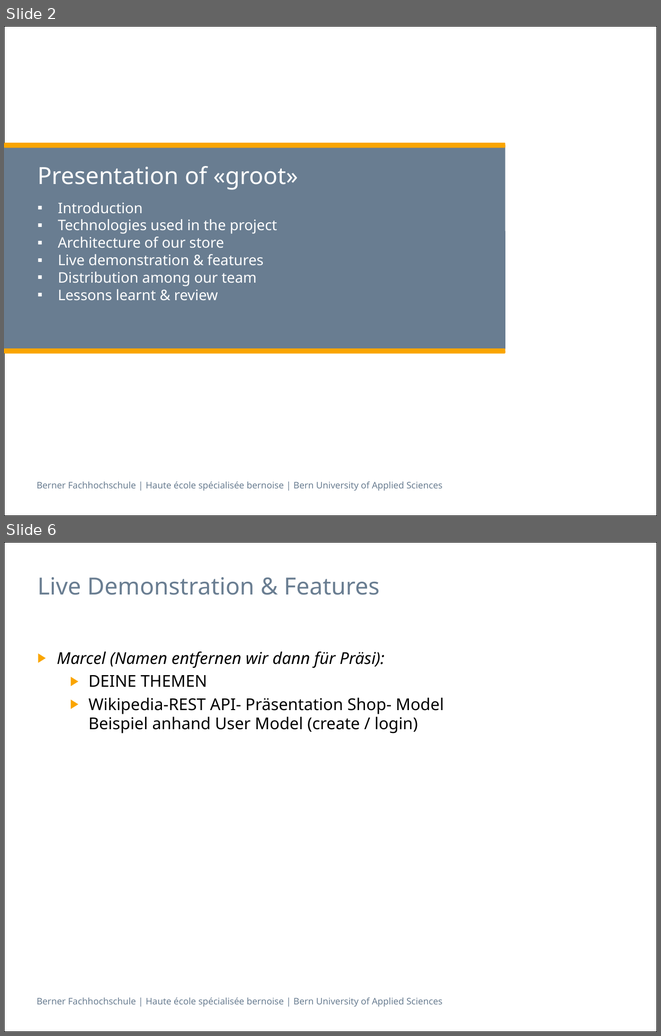
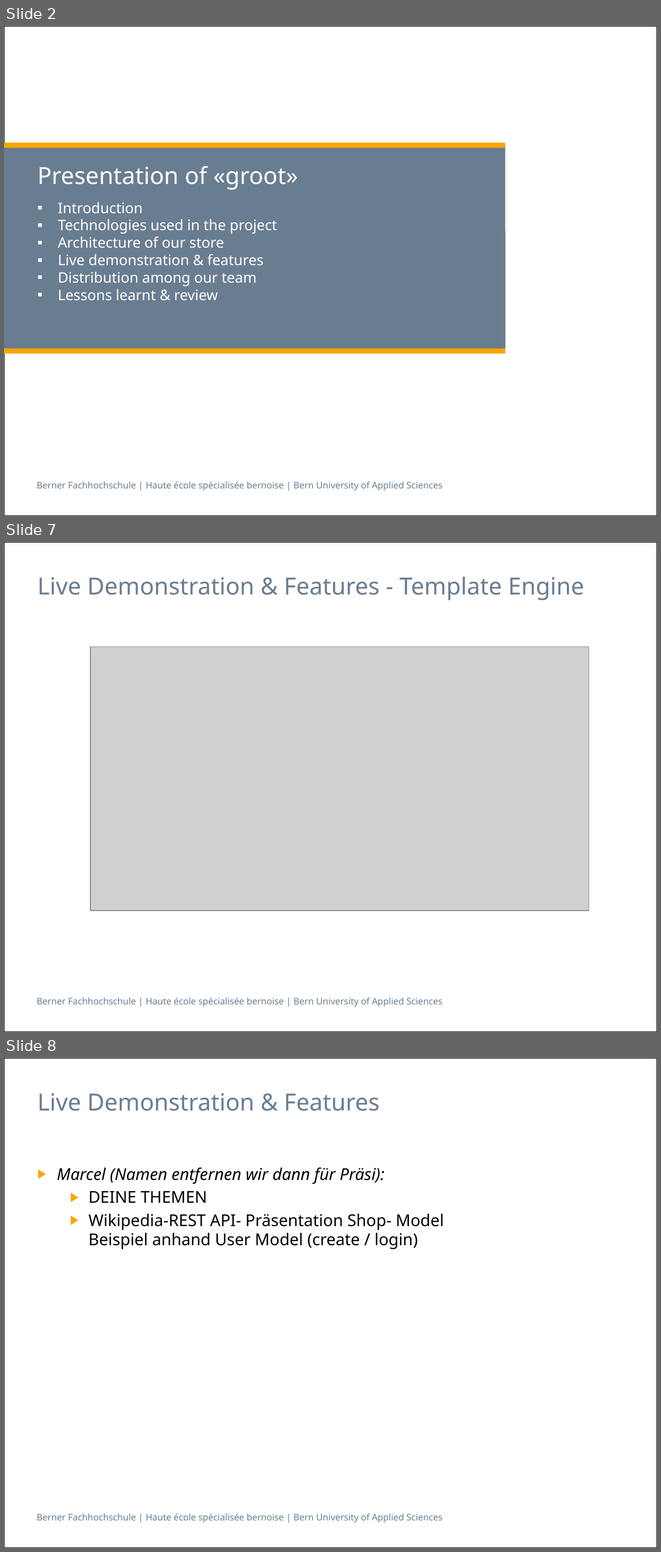
Before and after one commit to Makae/ch.bfh.bti7054.w2014.q.groot, a slide deck: trunk/doc/Presentation.pptx. Shown one above the other, each under a label of ours: slides 2 and 6 before the commit, slides 2, 7 and 8 after it; the slides between them are not shown. The pictures are 661x1036 and 661x1552 pixels, drawn with LibreOffice and Linux fonts; fonts in the diff are those of the drawing; grey boxes stand for pictures; background and template pictures are left out. Boxes give left, top, right and bottom in pixels: in the first picture for what was removed or moved away, otherwise in the second. Text is boxed around its words. In the diff, an @@ line names an element or a change of style, - is before the commit and + after.

```diff
--- a/trunk/doc/Presentation.pptx
+++ b/trunk/doc/Presentation.pptx
@@ slide 7 added at box(4, 542, 657, 1032), background #FFFFFF; not listed: 2 template elements that a slide beside it also shows @@
@@ title added at box(37, 576, 584, 600), 26 pt, text #697D91 @@
+Live Demonstration & Features - Template Engine
@@ picture added at box(90, 646, 589, 910) @@
@@ what was slide 6 is now slide 8 @@
```
Also in this commit, not shown: 5 slides changed, 2 other slides added, 1 slide removed, 1 other file.
